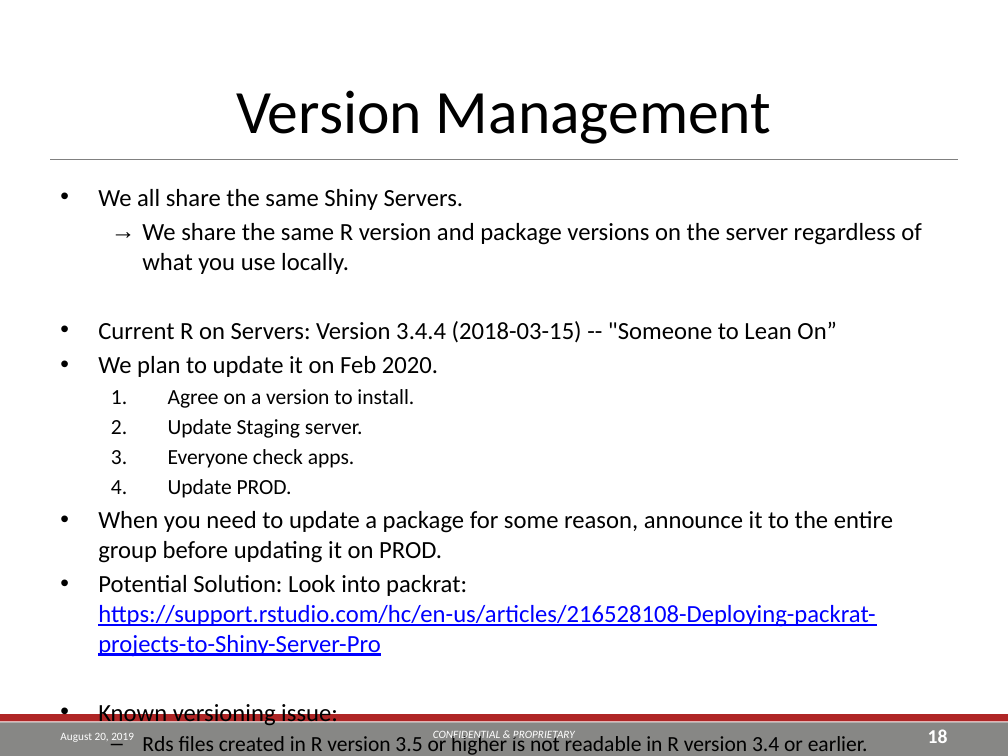
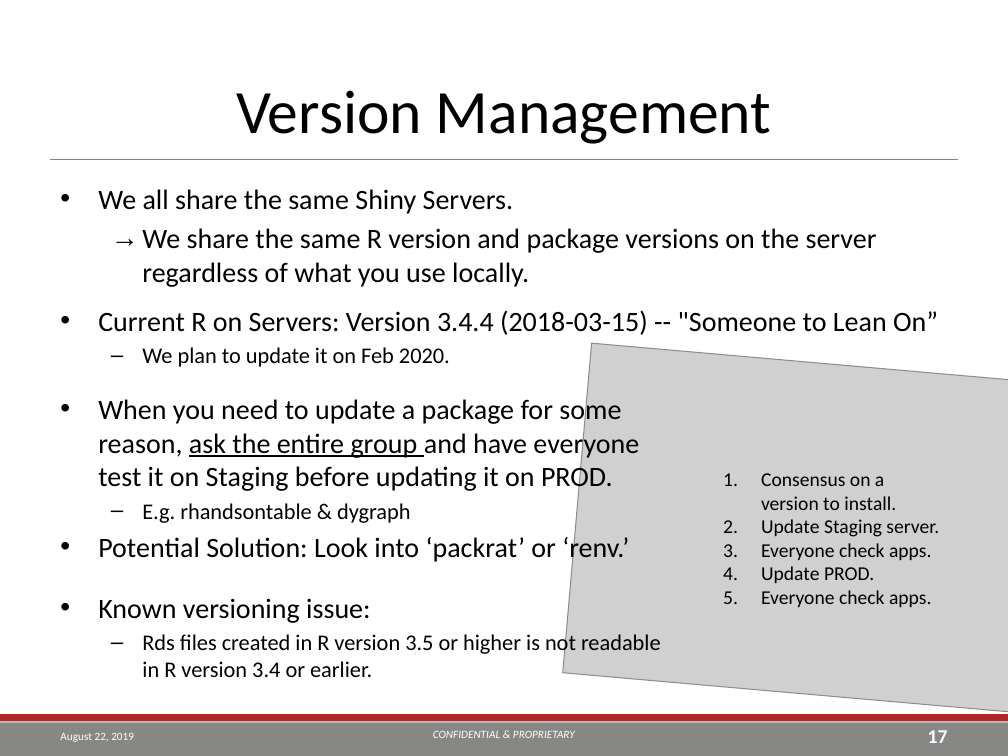
Before and after one commit to TEA-Analytics/ShinyWorkshop, a slide deck: slide 17 of Day 2.pptx (slide 18 before the commit). Drawn at 1008x756 pixels with LibreOffice and Linux fonts; fonts in the diff are those of the drawing; grey boxes stand for pictures; background and template pictures are left out. Boxes give left, top, right and bottom in pixels: in the first picture for what was removed or moved away, otherwise in the second. Text is boxed around its words. In the diff, an @@ line names an element or a change of style, - is before the commit and + after.

```diff
--- a/Day 2.pptx
+++ b/Day 2.pptx
@@ text "We all share the same ..." at [98,189,938,367]: size 17.6 to 20 pt in "We all share the same Shiny Servers.", "We share the same R version and ...", "Current R on Servers: Version 3.4.4 (2018-03-15) ..."; size 17.6 to 16 pt in "We plan to update it on Feb ..."; bullet • to –; list level 1 to 2 in "We plan to update it ..." @@
@@ picture added at [563,343,1008,713] @@
@@ text at [98,389,893,755]: paragraphs removed @@
-  1. Agree on a version to install.
-  2. Update Staging server.
-  3. Everyone check apps.
-  4. Update PROD.
-• When you need to update a package for some reason, announce it to the entire group before updating it on PROD.
-• Potential Solution: Look into packrat: https://support.rstudio.com/hc/en-us/articles/216528108-Deploying-packrat-projects-to-Shiny-Server-Pro
-• Known versioning issue:
-  – Rds files created in R version 3.5 or higher is not readable in R version 3.4 or earlier.
@@ text added at [98,396,661,677], 20 pt, text #000000 @@
+• When you need to update a package for some reason, ask the entire group and have everyone test it on Staging before updating it on PROD.
+  – E.g. rhandsontable & dygraph
+• Potential Solution: Look into ‘packrat’ or ‘renv.’
+• Known versioning issue:
+  – Rds files created in R version 3.5 or higher is not readable in R version 3.4 or earlier.
@@ text added at [761,473,939,607], 14 pt, text #000000 @@
+1. Consensus on a version to install.
+2. Update Staging server.
+3. Everyone check apps.
+4. Update PROD.
+5. Everyone check apps.
@@ text at [60,733,134,742]: text changed @@
-August 20, 2019
+August 22, 2019
@@ page number at [928,730,948,743]: text changed @@
-18
+17
```
Also in this commit, not shown: 49 other slides changed, 2 other files.
